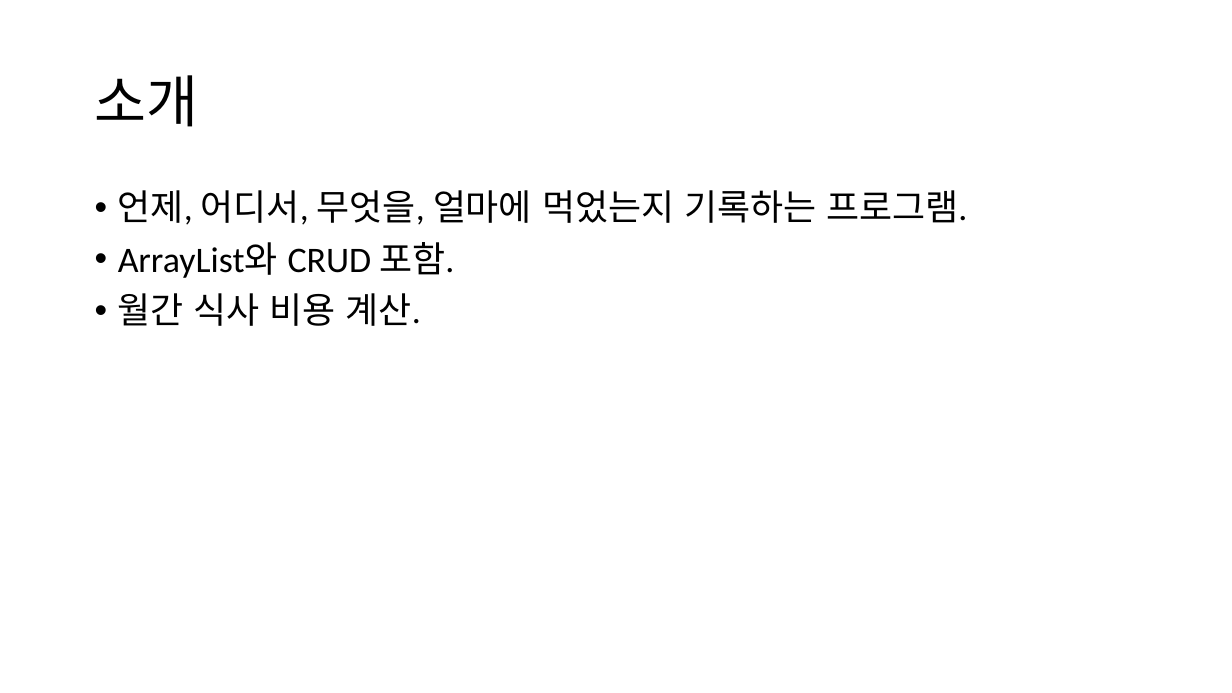
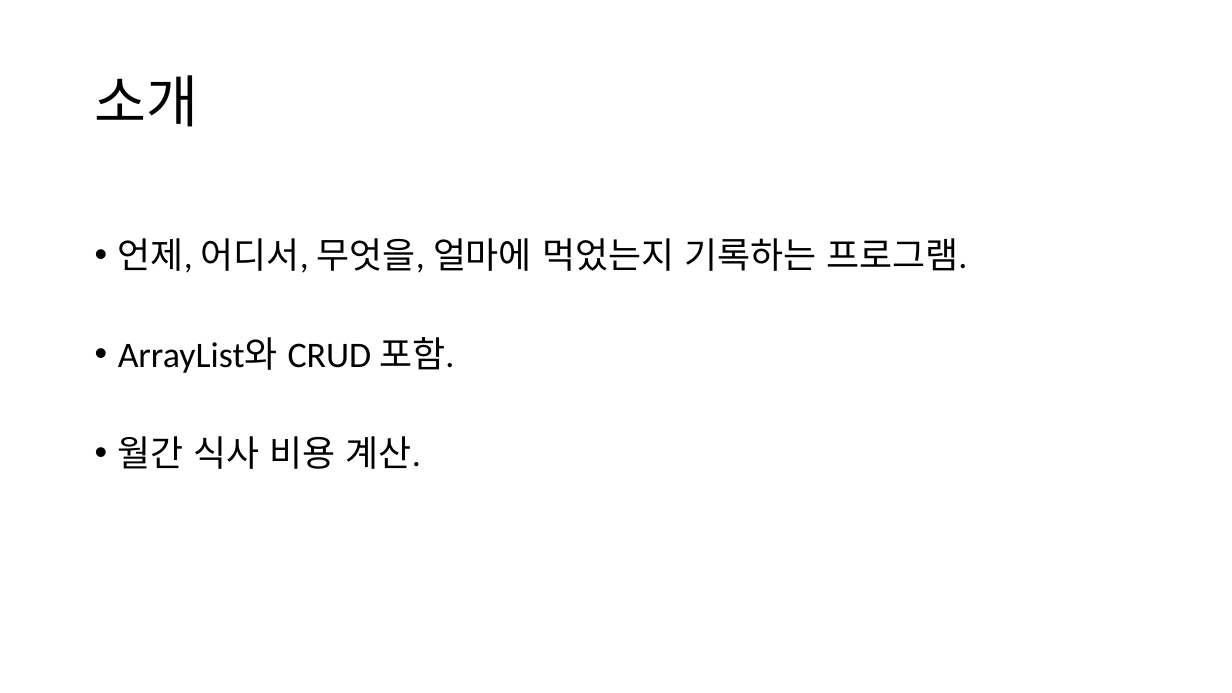
Before and after one commit to yesuel04/my_backend, a slide deck: slide 2 of vsJava/java/src/project/식사 기록 프로그램.pptx. Drawn at 1232x693 pixels with LibreOffice and Linux fonts; fonts in the diff are those of the drawing. Boxes give left, top, right and bottom in pixels: in the first picture for what was removed or moved away, otherwise in the second. Text is boxed around its words. In the diff, an @@ line names an element or a change of style, - is before the commit and + after.

```diff
--- a/vsJava/java/src/project/식사 기록 프로그램.pptx
+++ b/vsJava/java/src/project/식사 기록 프로그램.pptx
@@ text "언제, 어디서, 무엇을, 얼마에 먹었는지 ..." at (118, 238, 967, 469): line spacing 0.9 to 2 @@
```
Also in this commit, not shown: 2 other slides changed, 1 slide added, 32 other files.
